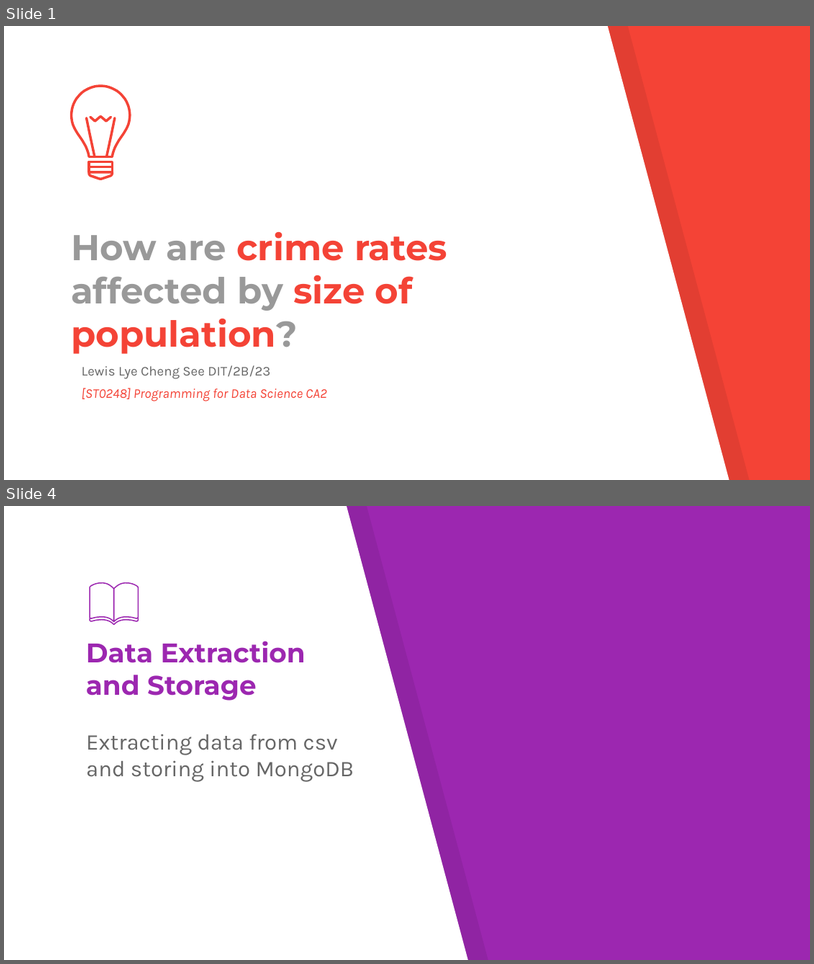
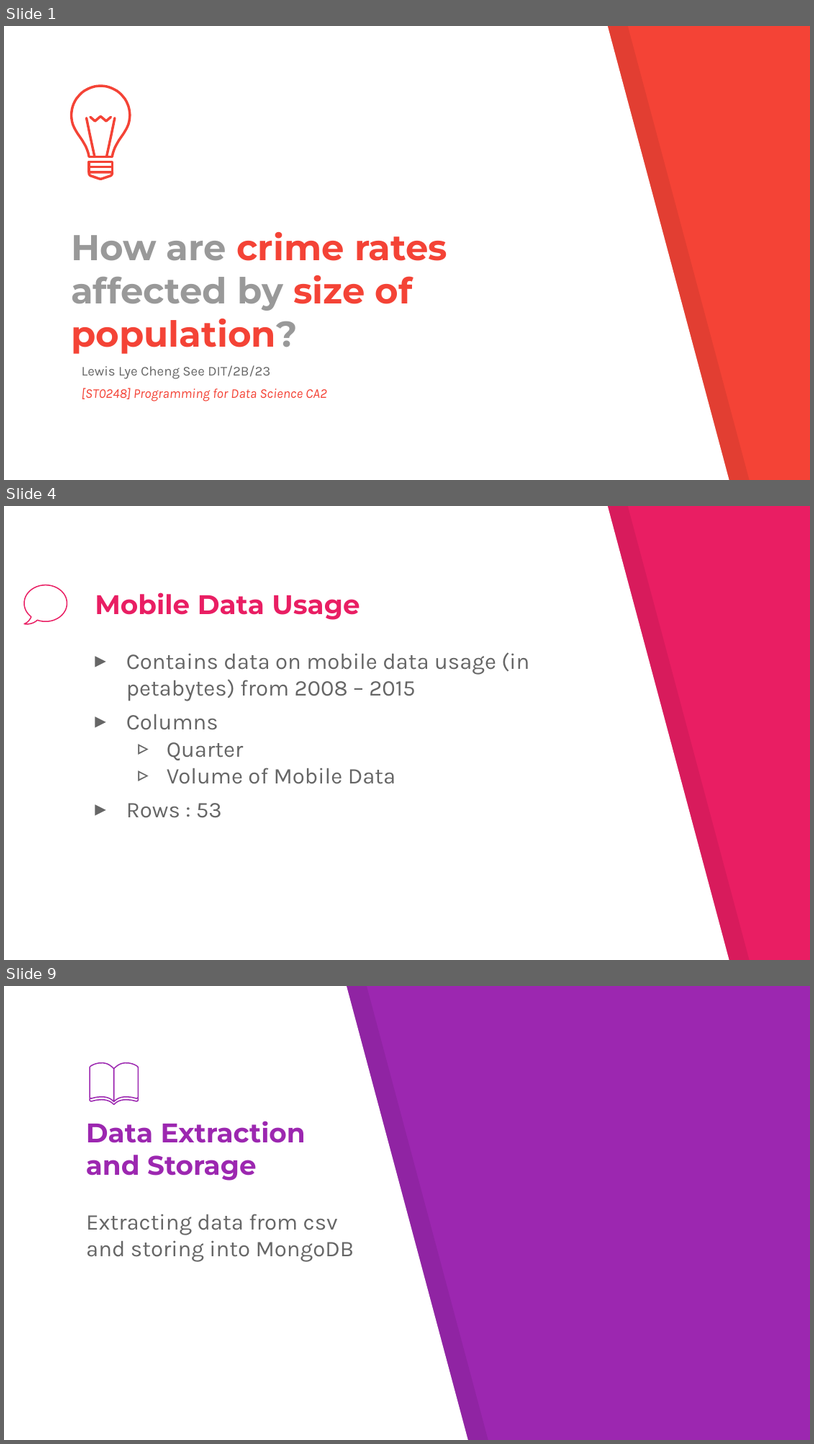
Before and after one commit to Ghos7ie/PDS_CA2, a slide deck: pds_CA2.pptx. Shown one above the other, each under a label of ours: slides 1 and 4 before the commit, slides 1, 4 and 9 after it; the slides between them are not shown. The pictures are 814x964 and 814x1444 pixels, drawn with LibreOffice and Linux fonts; fonts in the diff are those of the drawing. Boxes give left, top, right and bottom in pixels: in the first picture for what was removed or moved away, otherwise in the second. Text is boxed around its words. In the diff, an @@ line names an element or a change of style, - is before the commit and + after.

```diff
--- a/pds_CA2.pptx
+++ b/pds_CA2.pptx
@@ slide 4 added at (4,506,810,960), background #E91E63; not listed: 2 template elements that a slide beside it also shows @@
@@ freeform shape added at (24,585,67,624), outline #E91E63 0.96 pt @@
@@ title added at (95,592,360,620), 24 pt, text #E91E63, bold @@
+Mobile Data Usage
@@ text added at (126,652,530,818), 20 pt, text #666666 @@
+▸ Contains data on mobile data usage (in petabytes) from 2008 – 2015
+▸ Columns
+  ▹ Quarter
+  ▹ Volume of Mobile Data
+▸ Rows : 53
@@ what was slide 4 is now slide 9 @@
```
Also in this commit, not shown: 2 slides changed, 5 other slides added, 1 slide removed, 5 other files.
